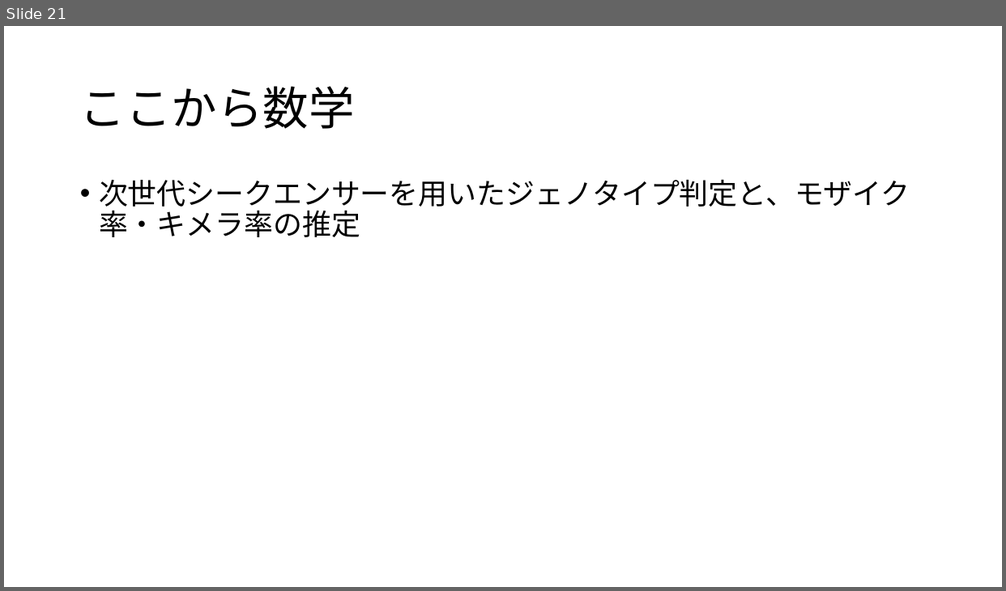
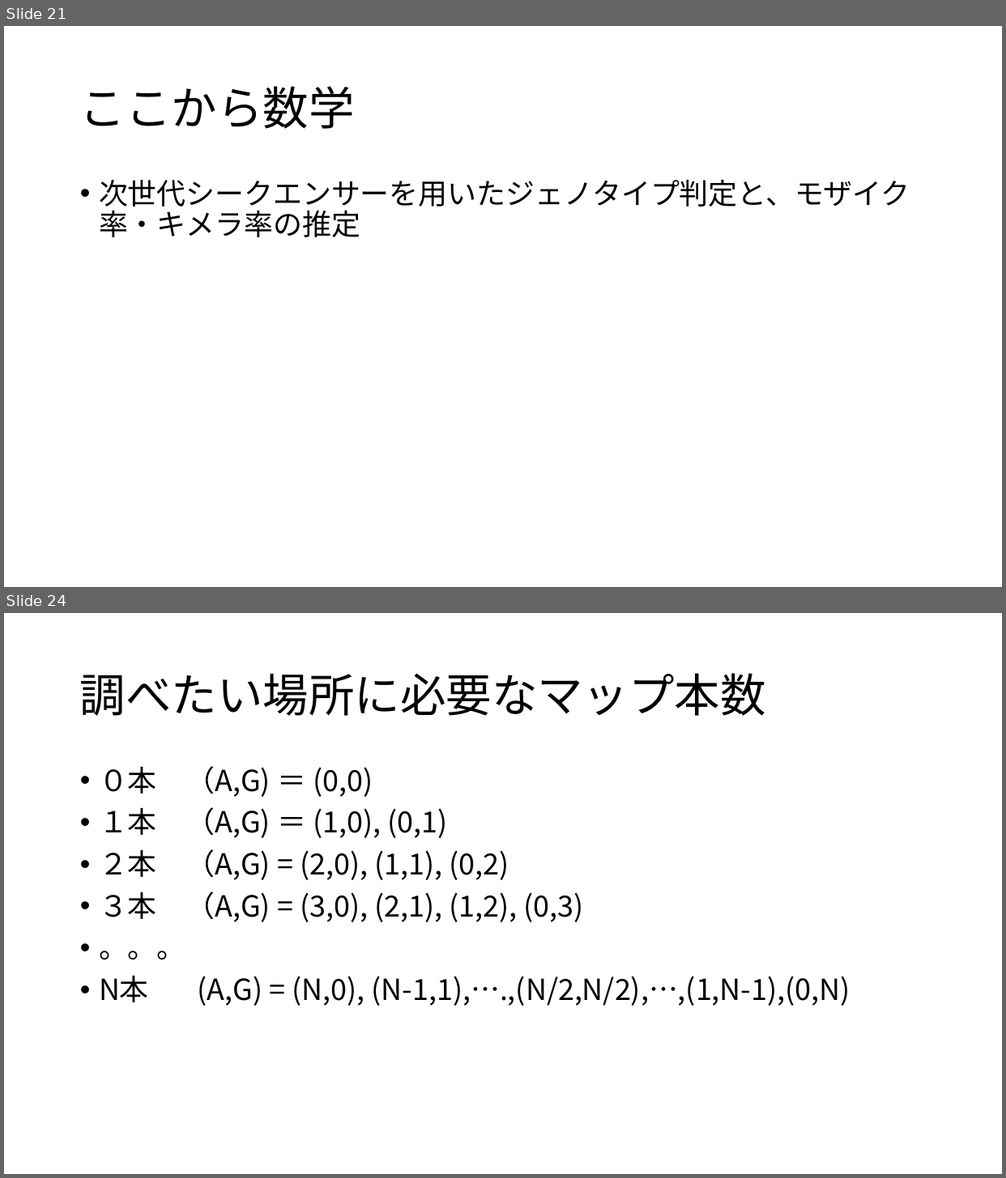
Before and after one commit to ryamada22/atom, a slide deck: Lectures2019/chimeraNGStyping2020Jan.pptx. Shown one above the other, each under a label of ours: slide 21 before the commit, slides 21 and 24 after it; the slides between them are not shown. The pictures are 1006x591 and 1006x1178 pixels, drawn with LibreOffice and Linux fonts; fonts in the diff are those of the drawing. Boxes give left, top, right and bottom in pixels: in the first picture for what was removed or moved away, otherwise in the second. Text is boxed around its words. In the diff, an @@ line names an element or a change of style, - is before the commit and + after.

```diff
--- a/Lectures2019/chimeraNGStyping2020Jan.pptx
+++ b/Lectures2019/chimeraNGStyping2020Jan.pptx
@@ slide 24 added at [4, 613, 1002, 1174], background #FFFFFF @@
@@ title added at [80, 673, 766, 716], 44 pt, text #000000 @@
+調べたい場所に必要なマップ本数
@@ text added at [99, 766, 850, 1006], 28 pt, text #000000 @@
+• ０本 （A,G) ＝ (0,0)
+• １本 （A,G) ＝ (1,0), (0,1)
+• ２本 （A,G) = (2,0), (1,1), (0,2)
+• ３本 （A,G) = (3,0), (2,1), (1,2), (0,3)
+• 。。。
+• N本 (A,G) = (N,0), (N-1,1),….,(N/2,N/2),…,(1,N-1),(0,N)
```
Also in this commit, not shown: 9 other slides added.
